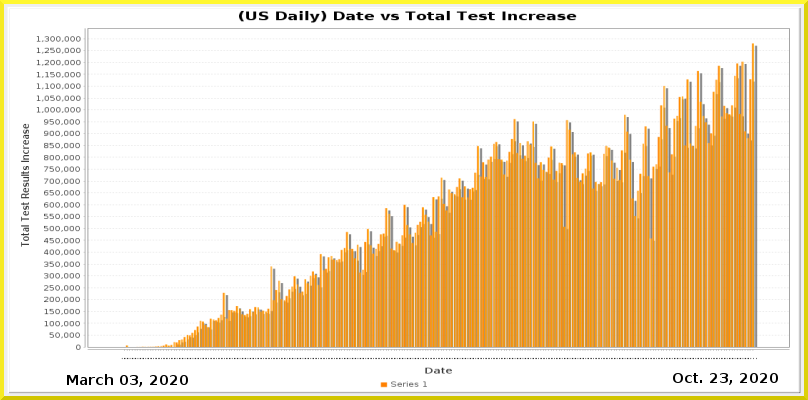
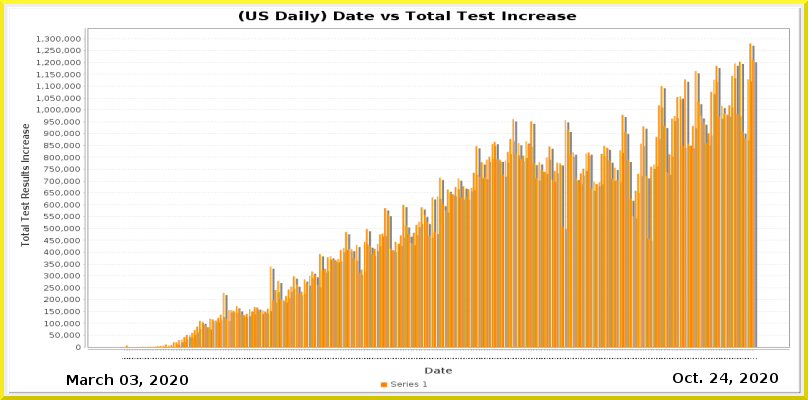
Before/after of a 808 × 400 layered artwork. What changed in the layer stack:
painted on "Current Date" over [720, 373, 728, 383]
painted on "Date_vs_TestIncrease.png" over [125, 43, 758, 360]
